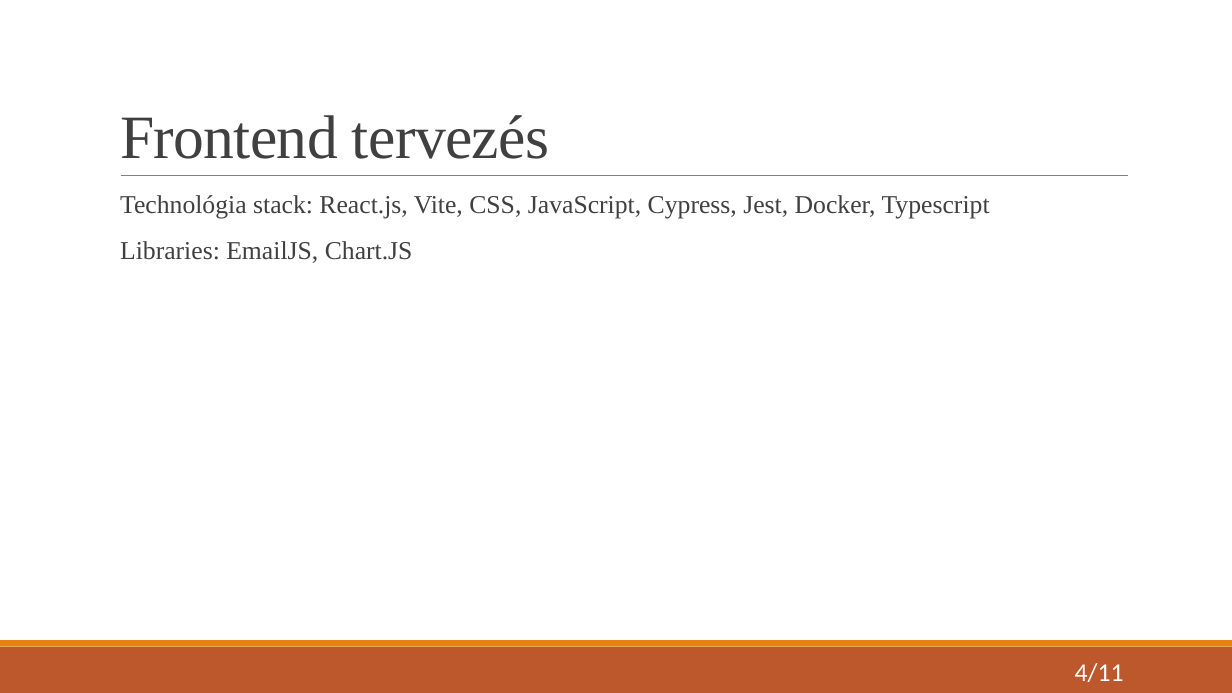
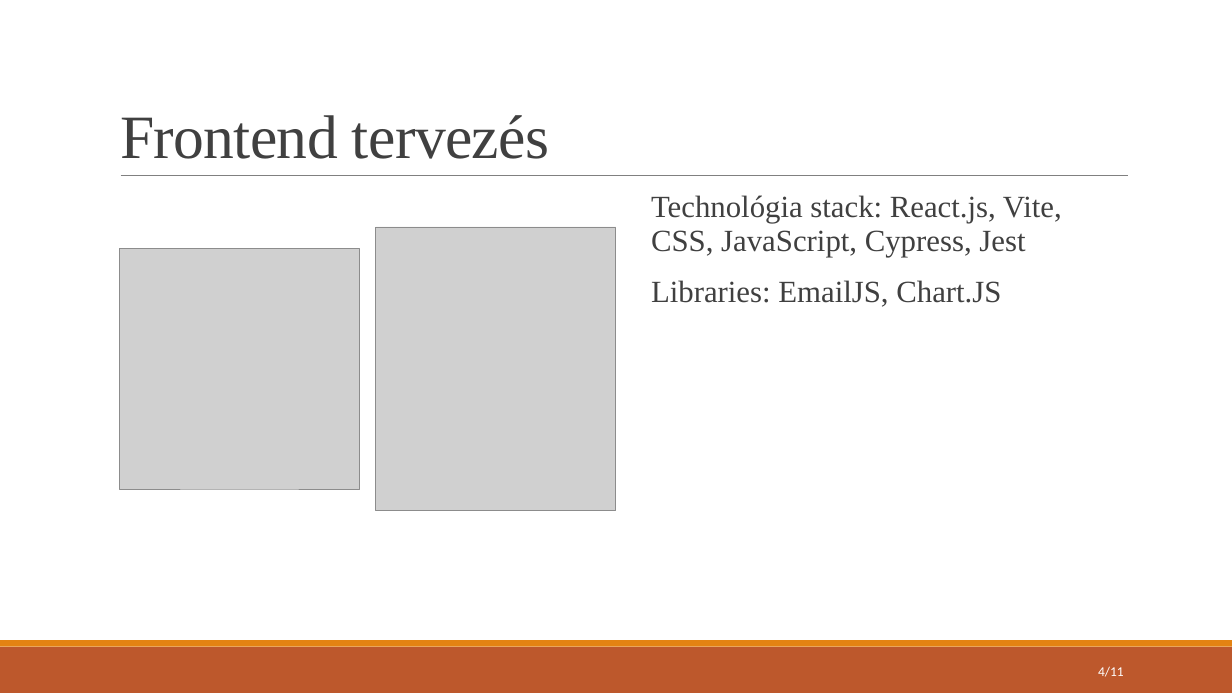
Before and after one commit to KristofKovacs2005/MediaHub, a slide deck: slide 4 of Vizsgaremek - Mediahub.pptx. Drawn at 1232x693 pixels with LibreOffice and Linux fonts; fonts in the diff are those of the drawing; grey boxes stand for pictures. Boxes give left, top, right and bottom in pixels: in the first picture for what was removed or moved away, otherwise in the second. Text is boxed around its words. In the diff, an @@ line names an element or a change of style, - is before the commit and + after.

```diff
--- a/Vizsgaremek - Mediahub.pptx
+++ b/Vizsgaremek - Mediahub.pptx
@@ text "Technológia stack: React.js, Vite, CSS, ...": place and size @@
-text "Technológia stack: React.js, Vite, CSS, ..." at bbox=[120, 195, 990, 263]
+text "Technológia stack: React.js, Vite, CSS, ..." at bbox=[651, 195, 1062, 307]
@@ text at bbox=[651, 195, 1062, 257]: text changed; size 20 to 24 pt @@
-  Technológia stack: React.js, Vite, CSS, JavaScript, Cypress, Jest, Docker, Typescript
+  Technológia stack: React.js, Vite, CSS, JavaScript, Cypress, Jest
@@ picture added at bbox=[376, 227, 616, 511] @@
@@ picture added at bbox=[119, 249, 360, 489] @@
@@ text at bbox=[651, 280, 1001, 307]: size 20 to 24 pt in "Libraries: EmailJS, Chart.JS" @@
@@ page number at bbox=[1098, 666, 1124, 677]: size 20 to 10.5 pt; more space between paragraphs @@
```
Also in this commit, not shown: 10 other slides changed.
